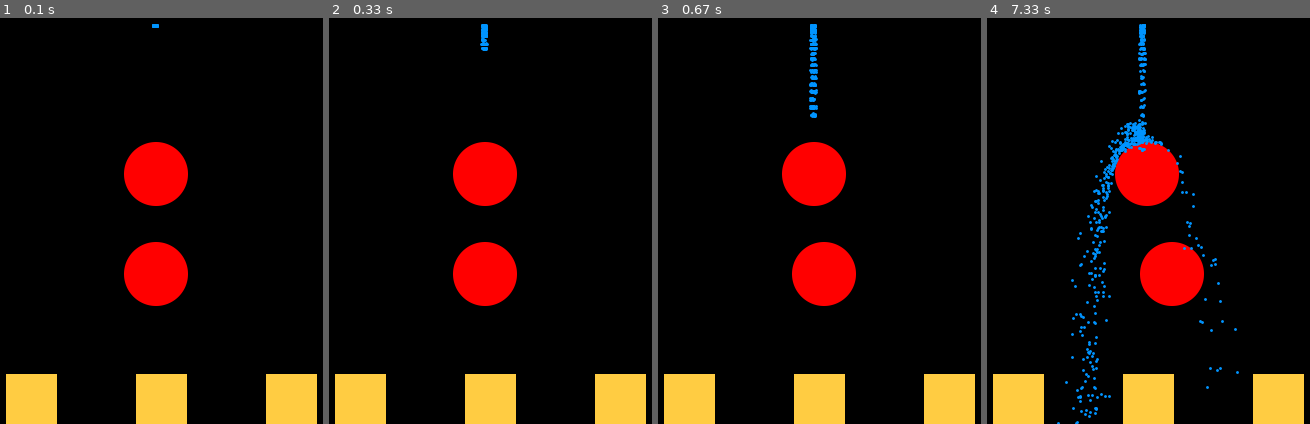
Above: before the commit, frames 1-4 (left to right).
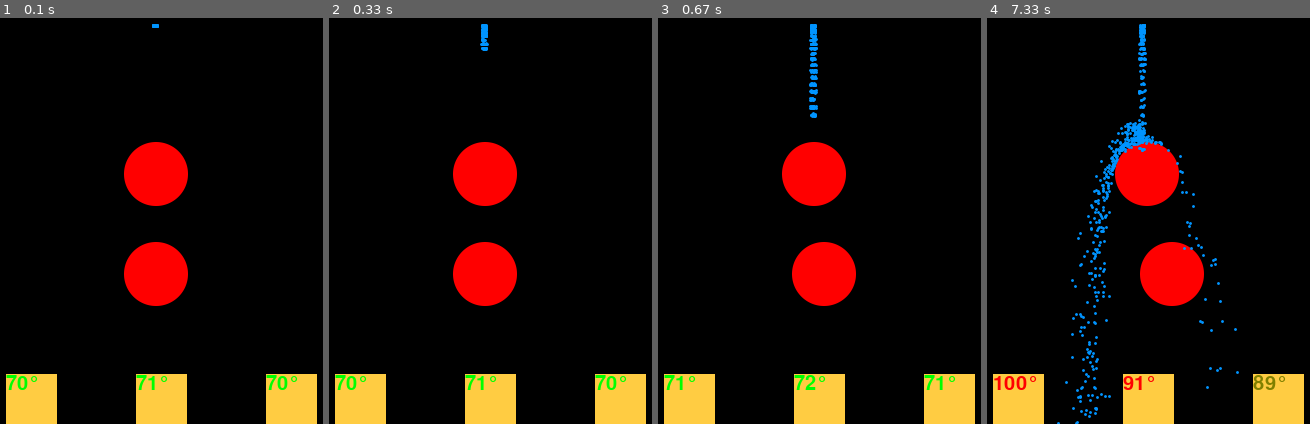
Above: after the commit, the same moments.

Repository: rkibria/Pygame-Community-Easter-Jam-2023
Game: pygame game, started from main.py
Two runs of this game, one before a commit and one after it. Both use one fixed random seed, a clock stepped at 60 frames per second and the inputs below.
Inputs:
- Up to frame 1 (0.1 s): no input
- Up to frame 2 (0.33 s): no input
- Up to frame 3 (0.67 s): hold D from 0.33 s (still down)
- Up to frame 4 (7.33 s): release D at 0.8 s; hold D 0.83-1.3 s; hold A 1.33-1.87 s; hold A 1.9-2.3 s; tap E at 2.05, 3.65, 5.22, 6.82 s; hold D 2.33-2.97 s; hold A 3-3.47 s; hold D 3.5-3.97 s; hold D 4-4.47 s; hold A 4.5-5.03 s; hold A 5.07-5.47 s; hold D 5.5-6.13 s; hold A 6.17-6.63 s; hold D 6.67-7.13 s; hold D from 7.17 s (still down)

The runs differ from the first frame. In frame 1, 0.4% of the frame differs, in the area x 1-92%, y 87-92%; in frame 2, 0.4%; in frame 3, 0.4%; in frame 4, 0.6%, in the area x 2-93%, y 87-92%.

Commit message:
show temp

Diff:
--- a/main.py
+++ b/main.py
@@ -103,12 +103,15 @@
 
 def draw_particles(surface, particles):
     """Draw all enabled particles"""
+    # n = 0
     for particle in particles:
         if particle["enabled"]:
+            # n += 1
             pos = particle["pos"]
             img = particle["img"]
             scr_pos = (int(pos.x - img.get_width() / 2), SCR_HEIGHT - int(pos.y + img.get_height() / 2))
             surface.blit(img, scr_pos)
+    # print(n)
 
 def init_game():
     target_img = pg.image.load("assets/target_1.png").convert_alpha()
@@ -118,10 +121,11 @@
         "particle_ranges": [],
         "controls": {"dir_1": 0, "dir_2": 0},
         # rect x1,y1,x2,y2
-        "targets": [{"rect": (170, 0, 210, 50), "img": target_img}, # 190
-                    {"rect": (300, 0, 340, 50), "img": target_img}, # 320
-                    {"rect": (430, 0, 470, 50), "img": target_img}, # 450
+        "targets": [{"rect": (170, 0, 210, 50), "img": target_img, "temp": 70.0}, # 190
+                    {"rect": (300, 0, 340, 50), "img": target_img, "temp": 70.0}, # 320
+                    {"rect": (430, 0, 470, 50), "img": target_img, "temp": 70.0}, # 450
                     ],
+        "font": pg.font.Font(None, 30),
     }
 
     total_particles = 1000
@@ -163,14 +167,35 @@
                 particle["enabled"] = True
                 particle["pos"].update(SCR_WIDTH / 2 + random.randint(-2, 2), 400)
                 particle["velocity"].update(random.uniform(-0.1, 0.1), random.uniform(-0.1, 0.1))
-
-def draw_targets(surface, game_state):
+    # print(sum(1 if particle["enabled"] else 0 for particle in particles))
+
+def draw_targets(surface, game_state, frame):
+    font = game_state["font"]
     for target in game_state["targets"]:
         rect = target["rect"]
         dest = (rect[0], SCR_HEIGHT - rect[3])
         surface.blit(target["img"], dest)
-
-def update_game(surface, game_state):
+        temp = target["temp"]
+        if "text" not in target or frame % 10 == 0:
+            color = (0,255,0)
+            if temp > 80:
+                color = (128, 128, 0)
+            if temp > 90:
+                color = (255, 0, 0)
+            target["text"] = font.render(f"{round(temp)}°", True, color)
+        if temp < 100:
+            surface.blit(target["text"], dest)
+        else:
+            if (frame // 5) % 2 != 0:
+                surface.blit(target["text"], dest)
+
+def update_targets(game_state, frame):
+    if frame % 10 == 0:
+        for target in game_state["targets"]:
+            delta = random.choice((0, 0, 0, 1, 1, 1, 2, 2, 3))
+            target["temp"] += delta
+
+def update_game(surface, game_state, frame):
     particles = game_state["particles"]
     controls = game_state["controls"]
 
@@ -183,12 +208,13 @@
         particles[1]["pos"].x = pg.math.clamp(particles[1]["pos"].x + d, 200, 400)
 
     update_flow(game_state, 0)
+    update_targets(game_state, frame)
 
     for i in range(len(game_state["particle_ranges"])):
         animate_particles(game_state, len(game_state["immobiles"]))
 
     draw_particles(surface, particles)
-    draw_targets(surface, game_state)
+    draw_targets(surface, game_state, frame)
 
 
 def on_key_down(game_state, key):
@@ -240,10 +266,10 @@
 
         screen.fill((0, 0, 0))
 
-        update_game(screen, game_state)
+        update_game(screen, game_state, frame)
 
         pg.display.flip()
-        frame += 1
+        frame = (frame + 1) % 30
         # await asyncio.sleep(0) # PYGBAG
 
 if __name__ == '__main__':
